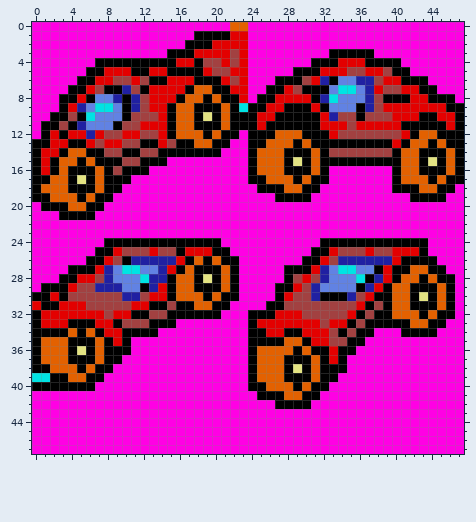
Two versions of one pixel-art sprite, res/gfx/sprites/flynn.png. This is how it looked before the edit.
The file is 48x48 pixels.
Now the later version:
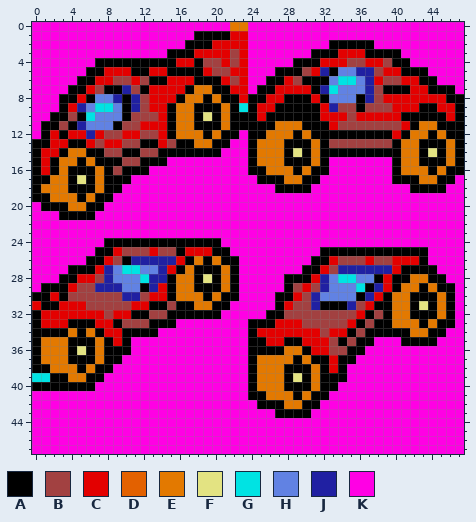
Palette (. is transparent): A #000000  B #a24141  C #e30000  D #e36100  E #e37900  F #e3e382  G #00e3e3  H #6182e3  J #2020a2  K #ff00e4
The edit:
Changed rows in their new state; - is an unchanged pixel.
first column x 1:
 0 ---------------------EE------------------------
 2 --------------------------------AAAAA----------
 3 ------------------------------AA-CCC-AAA-------
 4 ----------------------------AA-CC-BBCCB-A------
 5 --------------------------AA-BCJAHHJJBCC-AA----
 6 -------------------------A-CBAAAHGGH-CBBCC-A---
 7 -----------------EE-----A-C-CC-JGHH--BAAA-C-AA-
 8 ----------------EE-E---A-C-AAACAH--A--CCC--CC-A
 9 ---------------EE---E---C-A---ACJBB-B-B---AA-C-
10 ---------------EE---E----A------CC-CCCC-AA--A--
11 ---------------EE---E---A-EEE--A-B-BBBBBC-EE-A-
12 ---------------EEE-E-----EEEAE--AAAAAAACAEEAE--
13 -----------------EE-----EEEA-AE-BBBBBBBAEEA-AE-
14 ---EE-------------------EEE-F-E-AAAAAAA-EE-F-E-
15 --EE-E------------------EEE-A-E-KKKKKKK-EE-A-E-
16 --E---E-----------------AEEE-EA---------EEE-EA-
17 -EE---E----------------K-AAEEA-K--------AAEEA-K
18 EEE---E-----------------KK-AA-K--------KK-AA-K-
19 -EEE-E--------------------KKKK-----------KKKK--
20 ---EE------------------------------------------
first column x 1:
24 -------------------------------KKKKKKKKKKKK---
25 ------------------------------K-AAAAAAAAAA----
26 -----------------E-E---------K-ACBBBCBB-CC-K--
27 ----------------E---E------KK-ACBJJJJJJC-AA-K-
28 ---------------EE---E-------AAC--GGHHA--AEEA-K
29 ---------------EE---E-----K-BCBJ---GAJCAEE-EA-
30 ---------------EEE-E-------AC--HHHHAJC-EE-A-E-
31 -----------------EE------K-C--JAAAJBCA-EE-F-E-
32 -----------------------KK-ABB-----BCAB-EEA-AE-
33 ------------------------AA---BB-BBCAB--EEEAE-A
34 ---E-E------------------C--CC--BCCAB-AAA-EE-A-
35 EEE---E------------------CCAAC---AB-A---AAAA--
36 EEE---E-----------------AAAEEACCBB-A----------
37 EEE---E-----------------EEEE-EA---A-----------
38 -EEE-E------------------EEE-A-E-C-------------
39 ---EE-------------------EEE-F-E--A------------
40 ------------------------EEEA-AE-A-------------
41 -----------------------A-EEEAE-A--------------
42 ------------------------AA-EE-A---------------
43 --------------------------AAAA----------------
Boxes around the changes in both pictures, in picture pixels (x1, y1, x2, y2):
changed: (230, 22, 248, 31)
changed: (176, 40, 464, 202)
changed: (41, 148, 104, 211)
changed: (176, 238, 455, 418)
changed: (41, 328, 104, 382)
